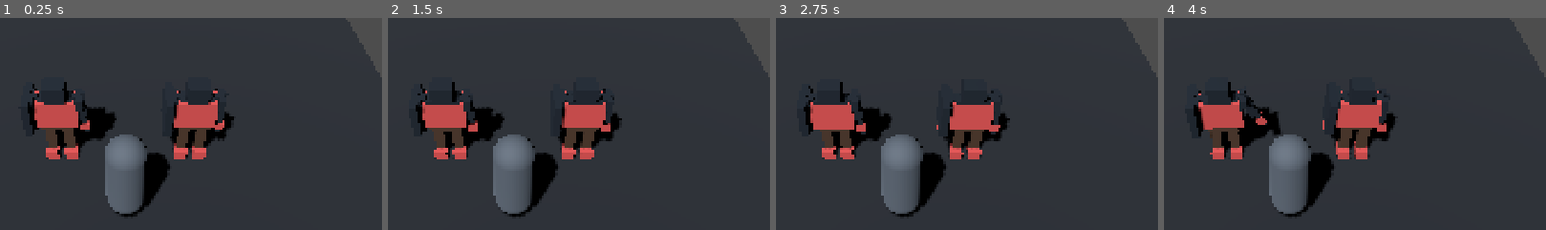
Above: before the commit, frames 1-4 (left to right).
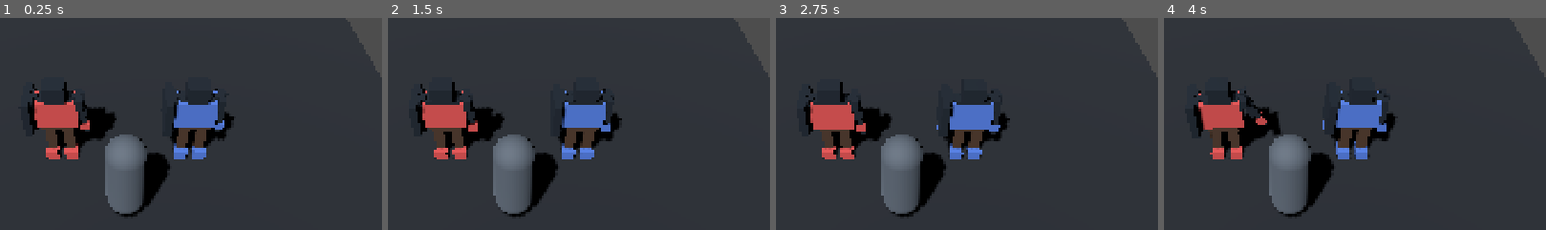
Above: after the commit, the same moments.

Repository: JVITsolutions/Party-Forge
Game: Godot game, scene res://scenes/dev/character_presentation_sandbox.tscn
The game is run twice, just before and just after one commit, with the same random seed, the same clock (stepped at 60 frames per second) and the same inputs. This scene is started directly instead of the project's main scene.
Inputs (mouse positions are % of the whole screen's width and height, from its top left):
- Up to frame 1 (0.25 s): no input
- Up to frame 2 (1.5 s): tap Q at 0.5, 1.25 s; move the mouse to (72, 44) at 0.52 s; hold D (move_right) 0.53-1.25 s; hold Tab (character_ledger) 0.53-1.25 s; click (72, 44) at 0.67 s; tap Enter (ui_accept) at 0.77, 1.07 s; drag from (30, 54) to (45, 70) at 1.27 s
- Up to frame 3 (2.75 s): tap Q at 2 s; move the mouse to (60, 27) at 2.02 s; hold D (move_right) from 2.03 s (still down); tap 1 at 2.1 s
- Up to frame 4 (4 s): release D (move_right) at 2.75 s; tap Q at 2.75, 3.5 s; drag from (45, 70) to (20, 34) at 2.77 s; move the mouse to (80, 65) at 3.52 s; hold A (move_left) from 3.53 s (still down); tap R at 3.6 s; tap Enter (ui_accept) at 3.77 s
The pictures show only the part of the screen within x 34-84%, y 13-63%; the shares and areas given below are measured in that part.

The runs differ from the first frame. In frame 1, 1.8% of the frame differs, in the area x 45-59%, y 34-67%; in frame 2, 1.7%; in frame 3, 1.8%; in frame 4, 1.8%, in the area x 41-59%, y 34-67%.

Commit message:
fix: initialize sandbox palette contrast

Diff:
--- a/scripts/dev/character_presentation_sandbox.gd
+++ b/scripts/dev/character_presentation_sandbox.gd
@@ -7,6 +7,7 @@
 	&"Feminine": "res://data/presentation/profiles/forge_base_feminine.tres",
 }
 const SIDE_IDS: Array[StringName] = [&"Masculine", &"Feminine"]
+const REVIEW_PALETTE_BY_SIDE := {&"Masculine": &"red", &"Feminine": &"blue"}
 
 var selected_side_id: StringName = &"Masculine"
 var selected_slot_index := 0
@@ -119,8 +120,11 @@
 	var profile := _base_profile_by_side.get(side_id) as CharacterVisualProfile if use_base_profile else _equipped_profile
 	if presentation == null or profile == null:
 		return false
-	var color: Variant = profile.palette_colors.get(profile.default_palette_id)
+	var palette_id := REVIEW_PALETTE_BY_SIDE.get(side_id, profile.default_palette_id) as StringName
+	var color: Variant = profile.palette_colors.get(palette_id)
 	if typeof(color) != TYPE_COLOR or not presentation.apply_profile(profile, color as Color):
+		return false
+	if not presentation.set_palette(palette_id, color as Color):
 		return false
 	_is_base_profile_by_side[side_id] = use_base_profile
 	for slot_id: StringName in EquipmentSlotCatalog.SLOT_IDS:
--- a/tests/unit/test_character_presentation_sandbox.gd
+++ b/tests/unit/test_character_presentation_sandbox.gd
@@ -26,6 +26,12 @@
 	var instructions := sandbox.get_node_or_null("UI/Instructions") as Label
 	TestAssertions.truthy(instructions != null and "1/2 Body" in instructions.text and "Space Toggle Selected Slot" in instructions.text, "presentation sandbox lists controls", failures)
 	(Engine.get_main_loop() as SceneTree).root.add_child(sandbox)
+	TestAssertions.equal(sandbox.call(&"get_palette_id", &"Masculine"), &"red", "sandbox initializes masculine with red palette", failures)
+	TestAssertions.equal(sandbox.call(&"get_palette_id", &"Feminine"), &"blue", "sandbox initializes feminine with blue palette", failures)
+	TestAssertions.truthy(bool(sandbox.call(&"set_base_profile", true, &"Feminine")), "sandbox selects feminine base profile", failures)
+	TestAssertions.equal(sandbox.call(&"get_palette_id", &"Feminine"), &"blue", "feminine base profile retains blue palette", failures)
+	TestAssertions.truthy(bool(sandbox.call(&"set_base_profile", false, &"Feminine")), "sandbox restores feminine equipped profile", failures)
+	TestAssertions.equal(sandbox.call(&"get_palette_id", &"Feminine"), &"blue", "feminine equipped profile retains blue palette", failures)
 	TestAssertions.truthy(bool(sandbox.call(&"set_body", &"masculine", &"Masculine")), "sandbox selects masculine body", failures)
 	TestAssertions.truthy(bool(sandbox.call(&"set_body", &"feminine", &"Feminine")), "sandbox selects feminine body", failures)
 	TestAssertions.truthy(bool(sandbox.call(&"set_palette", &"red", &"Masculine")), "sandbox selects red palette", failures)
